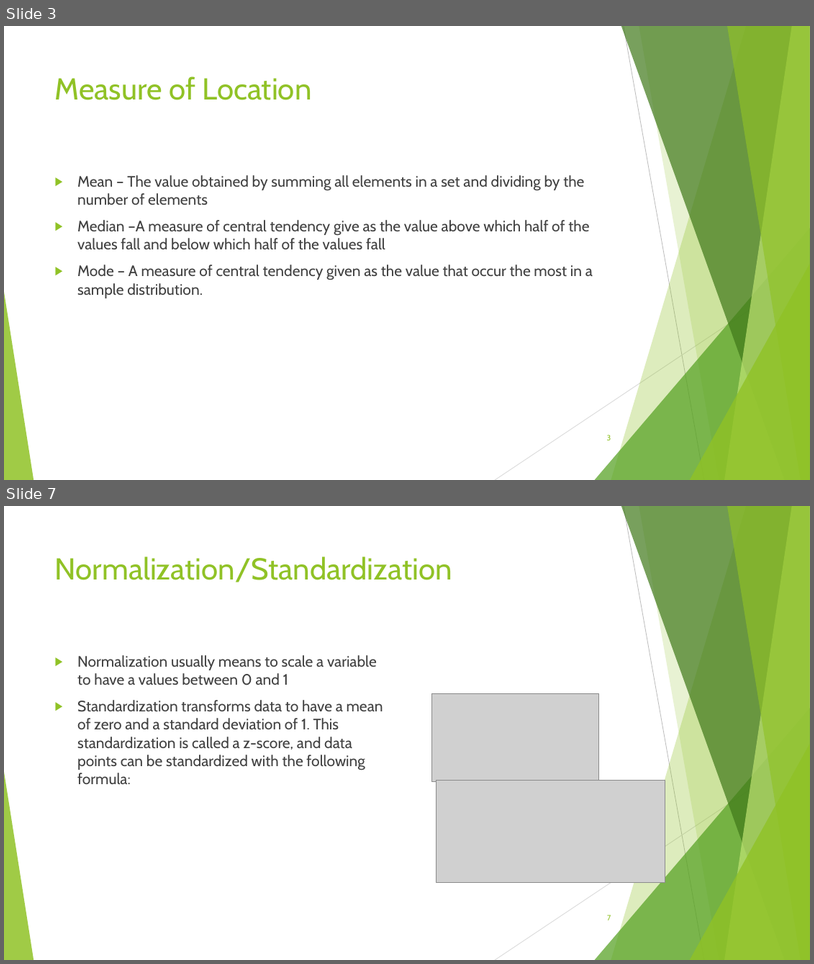
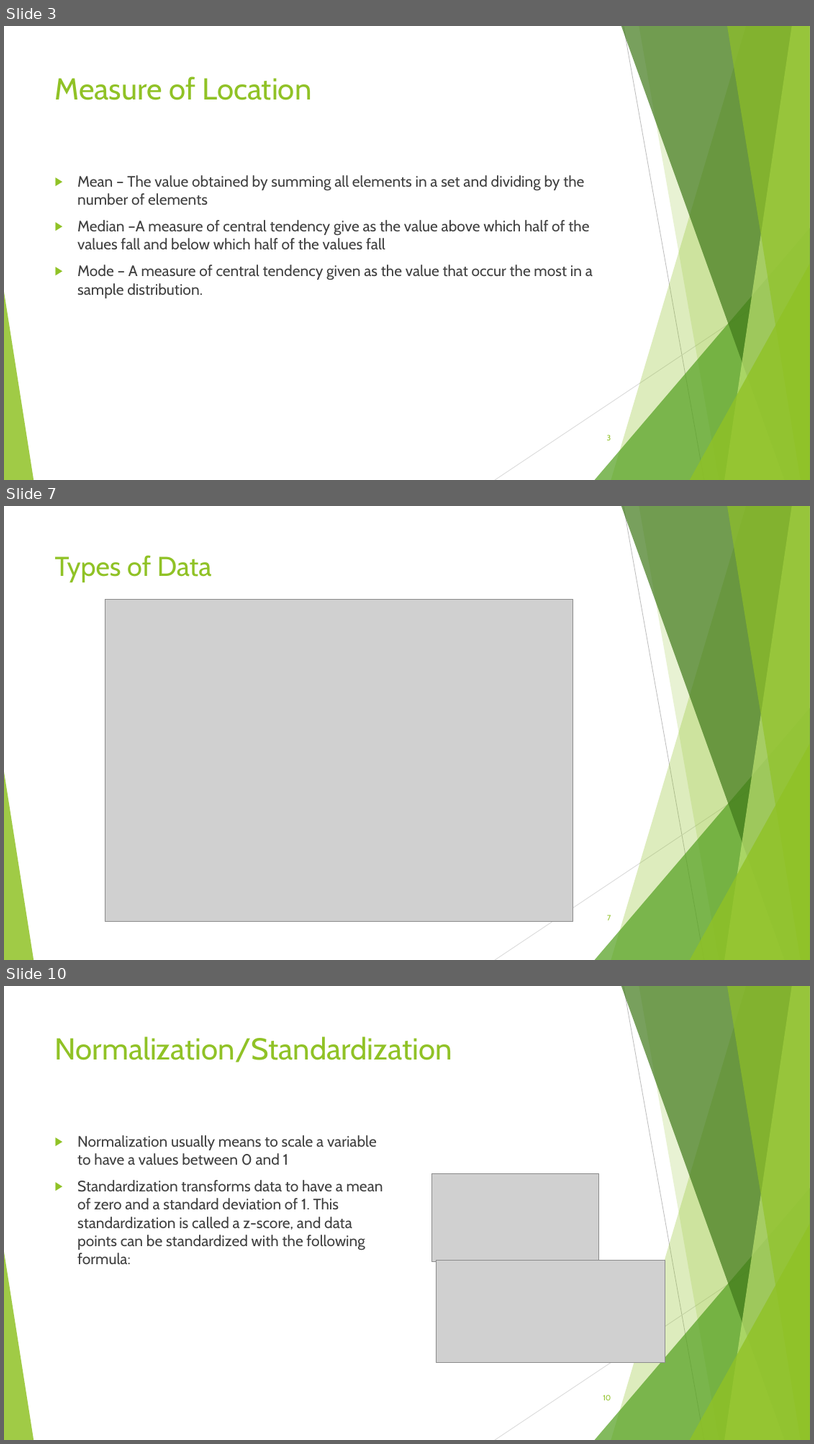
Before and after one commit to Deepaknatural/Training, a slide deck: STATISTICS.pptx. Shown one above the other, each under a label of ours: slides 3 and 7 before the commit, slides 3, 7 and 10 after it; the slides between them are not shown. The pictures are 814x964 and 814x1444 pixels, drawn with LibreOffice and Linux fonts; fonts in the diff are those of the drawing; grey boxes stand for pictures; background and template pictures are left out. Boxes give left, top, right and bottom in pixels: in the first picture for what was removed or moved away, otherwise in the second. Text is boxed around its words. In the diff, an @@ line names an element or a change of style, - is before the commit and + after.

```diff
--- a/STATISTICS.pptx
+++ b/STATISTICS.pptx
@@ slide 7 added at (4, 506, 810, 960), background #FFFFFF; not listed: 10 template elements that a slide beside it also shows @@
@@ title added at (55, 555, 212, 582), 32.4 pt, text #90C226 @@
+Types of Data
@@ picture added at (105, 599, 574, 921) @@
@@ page number added at (607, 914, 611, 920), 9 pt, text #90C226 @@
+7
@@ what was slide 7 is now slide 10 @@
@@ page number at (603, 1394, 611, 1400): text changed @@
-7
+10
```
Also in this commit, not shown: 7 slides changed, 11 other slides added, 1 slide removed, 2 other files.
